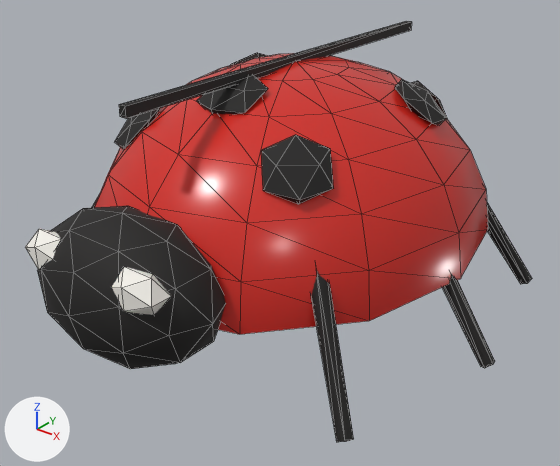
What one commit did to the glTF model public/models/ladybug.glb.
Rendered twice from a 50 mm lens placed at (0.948, -1.232, 0.877), pointed at (0.038, -0.094, 0.172). Lighting does not change. The marker at lower left points along +X, +Y and +Z. The older version comes first. Mesh edges are drawn as thin lines. Where no turn or scale is listed for an object, it has been applied to the vertices.

The scene before the commit, as lines of its bpy script (objects in view):
```python
ob_mesh_0 = bpy.data.objects.new('Mesh_0', me_mesh_0)
ob_mesh_0.location = (0.0, 0.0, 0.15)
ob_mesh_13 = bpy.data.objects.new('Mesh_13', me_mesh_13)
ob_mesh_13.parent = ob_node_13
ob_mesh_13.location = (0.135, 0.0, 0.105)
ob_mesh_13.rotation_euler = (0.0, 2.567, 0.0)  # degrees (0, 147, 0)
ob_mesh_15 = bpy.data.objects.new('Mesh_15', me_mesh_15)
ob_mesh_15.parent = ob_node_16
ob_mesh_15.location = (-0.135, 0.0, 0.105)
ob_mesh_15.rotation_euler = (0.0, -2.567, 0.0)  # degrees (0, -147, 0)
ob_mesh_17 = bpy.data.objects.new('Mesh_17', me_mesh_17)
ob_mesh_17.parent = ob_node_19
ob_mesh_17.location = (0.144, 0.0, 0.112)
ob_mesh_17.rotation_euler = (0.0, 2.55, 0.0)  # degrees (0, 146, 0)
ob_mesh_21 = bpy.data.objects.new('Mesh_21', me_mesh_21)
ob_mesh_21.parent = ob_node_25
ob_mesh_21.location = (0.144, 0.0, 0.112)
ob_mesh_21.rotation_euler = (0.0, 2.55, 0.0)  # degrees (0, 146, 0)
# also in view: 'Mesh_1' at (0.0, -0.189, 0.48); 'Mesh_10' at (0.11, -0.54, 0.26); 'Mesh_2' at (0.199, -0.249, 0.399); 'Mesh_11' at (-0.11, -0.54, 0.26); 'Mesh_8' at (0.0, 0.0, 0.51)
```
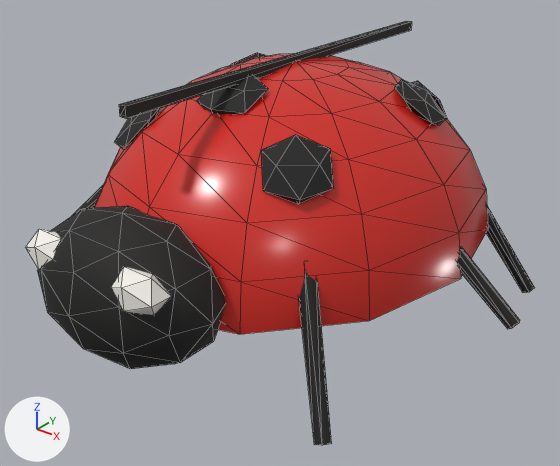
The change, as a list of edits to the scene's bpy script:
```text
Change ob_mesh_13:
    ob_mesh_13.parent: ob_node_13 -> ob_group_12
Change ob_mesh_15:
    ob_mesh_15.parent: ob_node_16 -> ob_group_15
Change ob_mesh_17:
    ob_mesh_17.parent: ob_node_19 -> ob_group_18
Change ob_mesh_21:
    ob_mesh_21.parent: ob_node_25 -> ob_group_24
Add ob_group_24:
    ob_group_24 = bpy.data.objects.new('group_24', None)
    ob_group_24.parent = ob_ladybug
    ob_group_24.location = (0.15, 0.16, 0.15)
    ob_group_24.rotation_euler = (0.0, 0.0, 0.473)  # degrees (0, 0, 27)
Add ob_group_18:
    ob_group_18 = bpy.data.objects.new('group_18', None)
    ob_group_18.parent = ob_ladybug
    ob_group_18.location = (0.17, -0.02, 0.15)
    ob_group_18.rotation_euler = (-0.000295, -0.231, 0.127)  # degrees (0, -13, 7.3)
Add ob_group_15:
    ob_group_15 = bpy.data.objects.new('group_15', None)
    ob_group_15.parent = ob_ladybug
    ob_group_15.location = (-0.15, -0.2, 0.15)
    ob_group_15.rotation_euler = (-0.000295, 0.231, 0.473)  # degrees (0, 13, 27)
Add ob_group_12:
    ob_group_12 = bpy.data.objects.new('group_12', None)
    ob_group_12.parent = ob_ladybug
    ob_group_12.location = (0.15, -0.2, 0.15)
    ob_group_12.rotation_euler = (0.0, 0.0, -0.727)  # degrees (0, 0, -42)
```

Boxes [x1, y1, x2, y2] around the edits, measured in the pictures (560 x 466 px):
'Mesh_13', moved: before [311, 270, 354, 442]; after [299, 269, 331, 445]
'Mesh_17', moved: before [442, 274, 495, 368]; after [457, 248, 520, 329]
'Mesh_21', moved: before [487, 202, 532, 284]; after [486, 206, 535, 293]
'Mesh_15', moved (mostly hidden): before [92, 196, 99, 208]; after [72, 184, 104, 216]
